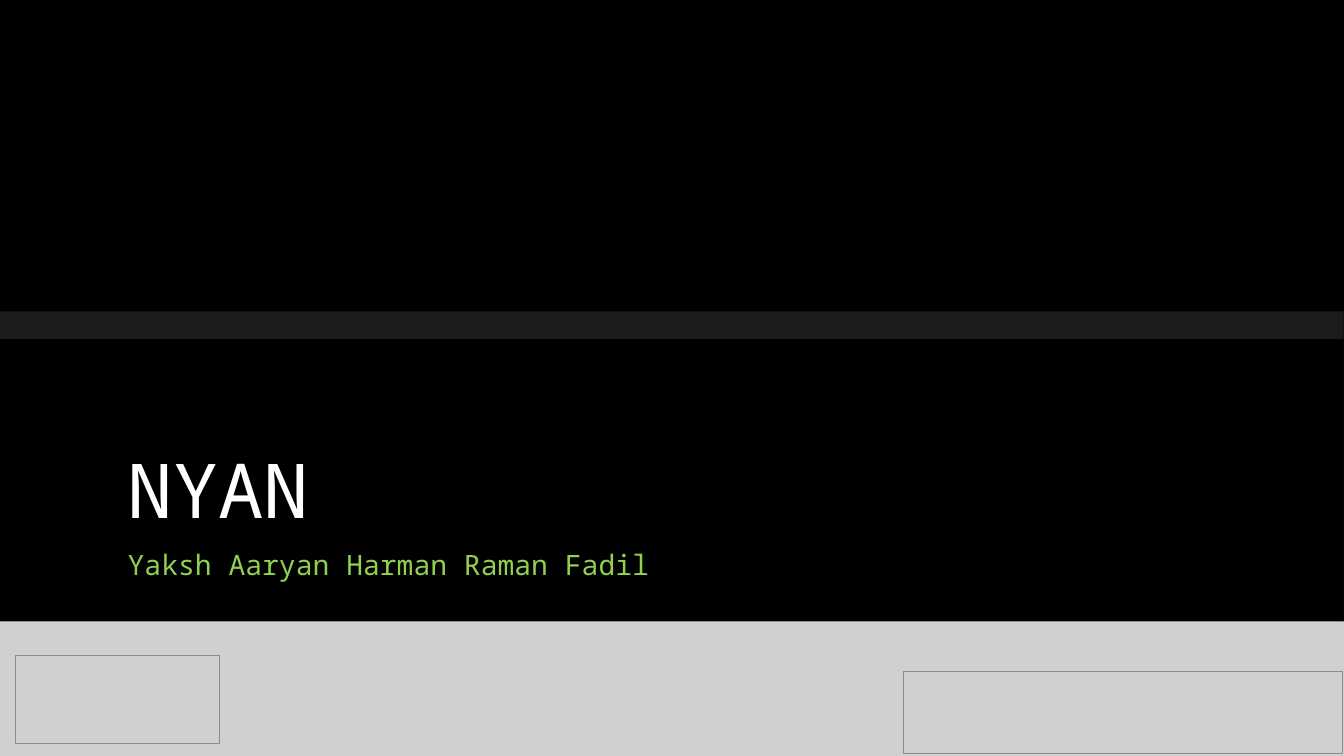
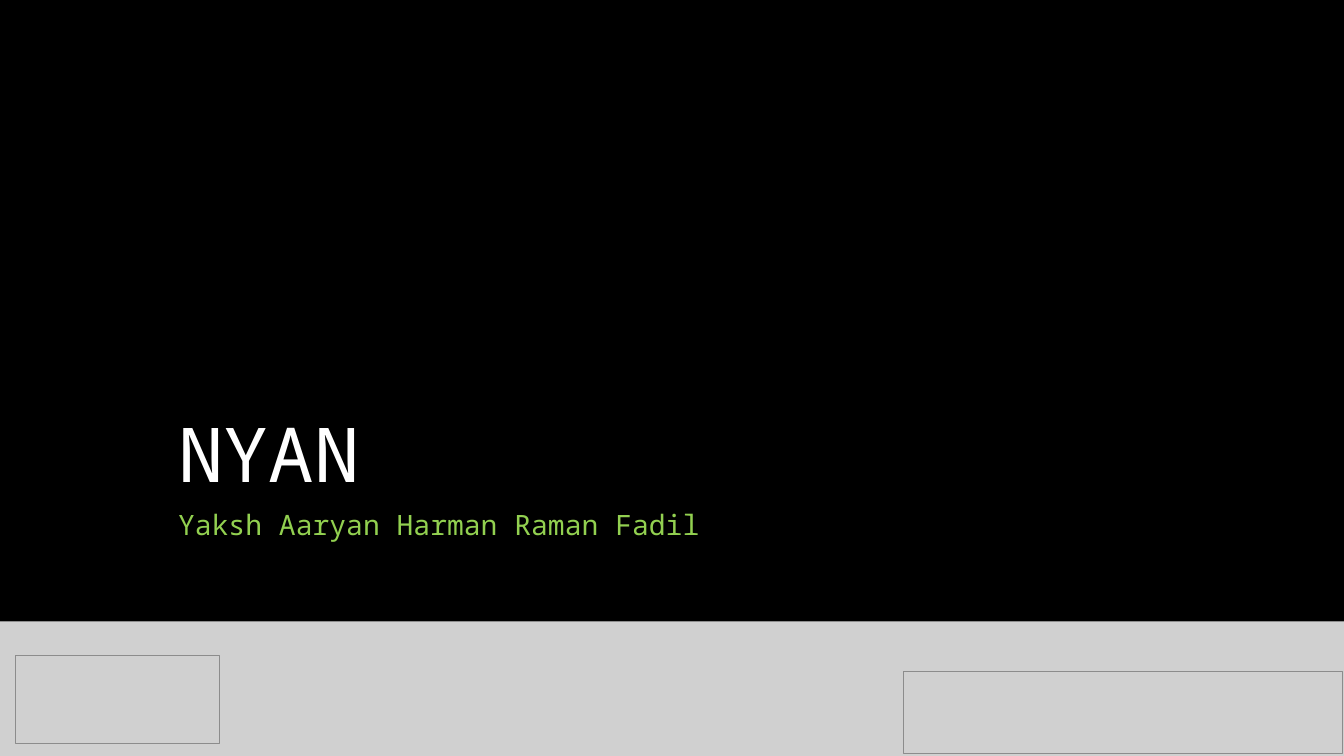
Before and after one commit to YakshSharma2004/Capstone2025, a slide deck: slide 1 of docs_like_prosals/final_pres_cap_1.pptx. Drawn at 1344x756 pixels with LibreOffice and Linux fonts; fonts in the diff are those of the drawing; grey boxes stand for pictures; background and template pictures are left out. Boxes give left, top, right and bottom in pixels: in the first picture for what was removed or moved away, otherwise in the second. Text is boxed around its words. In the diff, an @@ line names an element or a change of style, - is before the commit and + after.

Commit message:
added the final presentation

```diff
--- a/docs_like_prosals/final_pres_cap_1.pptx
+++ b/docs_like_prosals/final_pres_cap_1.pptx
@@ title "NYAN": place and size @@
-title "NYAN" at box(128, 463, 309, 518)
+title "NYAN" at box(178, 427, 359, 482)
@@ title "NYAN" at box(178, 427, 359, 482): line spacing 0.8 to 0.9 @@
@@ rectangle removed at box(0, 312, 1344, 662) @@
@@ rectangle removed at box(0, 339, 1344, 630) @@
@@ text "Yaksh Aaryan Harman Raman Fadil": place and size @@
-text "Yaksh Aaryan Harman Raman Fadil" at box(128, 553, 649, 582)
+text "Yaksh Aaryan Harman Raman Fadil" at box(178, 513, 699, 542)
@@ text "Yaksh Aaryan Harman Raman Fadil" at box(178, 513, 699, 542): more space between paragraphs @@
```
